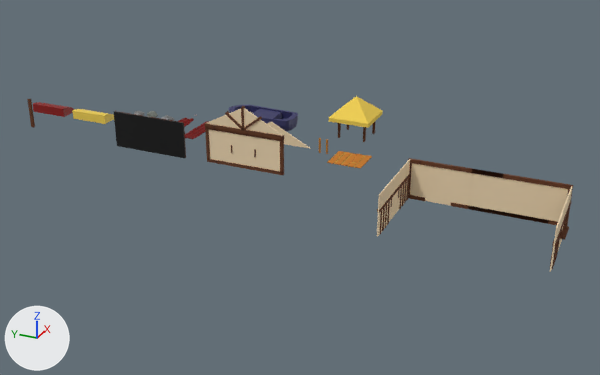
The Blender file Blender/BeachTown/BeachTown.blend, before and after one commit.
Camera for both pictures: a 50 mm lens placed at (-585.0, -144.0, 284.0), pointed at (20.0, 128.0, -18.0). The axes (+X, +Y, +Z) are drawn at lower left. The lights are the same throughout. The picture after the commit comes second.
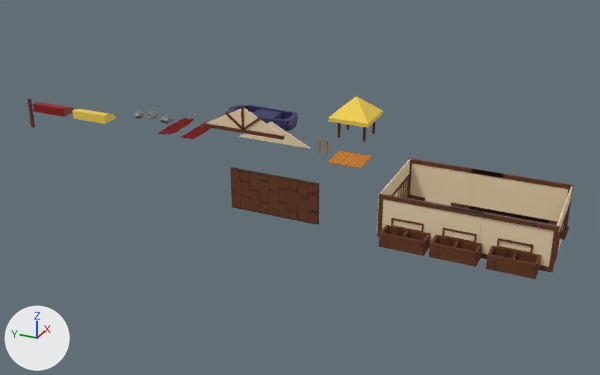
Commit message: Beach Town
- Back wall made

What the commit changed:
Object 'Cube.012' (ob_cube_012) moves from (1.6, 172.5, 18.4) to (-71.6, 2.9, 16.3).
Object 'Cube.016' (ob_cube_016) moves from (1.0, 171.7, 1.1) to (-71.0, -12.2, 1.1).
Object 'Cube.017' (ob_cube_017) moves from (1.0, 171.7, 31.9) to (-71.0, -12.2, 31.9).
Object 'Cube.018' (ob_cube_018) moves from (1.0, 207.5, 16.5) to (-71.7, -98.3, 16.5).
Object 'Cube.019' (ob_cube_019) moves from (1.0, 136.0, 16.5) to (-71.0, 23.5, 16.5).
Object 'DoorWall.002' (ob_doorwall_002) moves from (0.0, 172.3, 0.0) to (-70.0, -12.8, 0.0).
Object 'DoorWall.002' (ob_doorwall_002) turns from (0, 0, 0) to (0, 0, -180) degrees about x, y and z.
Object 'DoorWall.003' (ob_doorwall_003) moves from (-2.7, 267.2, 0.1) to (-70.5, 107.2, 0.1).
Object 'DoorWall.003' (ob_doorwall_003) turns from (0, 0, 0) to (0, 0, -180) degrees about x, y and z.
Object 'Plane.002' (ob_plane_002) moves from (-0.1, 266.6, 16.6) to (-73.2, 107.8, 16.6).
Object 'Plane.002' (ob_plane_002) turns from (0, 90, 0) to (180, 90, 0) degrees about x, y and z.
Object 'Cube.079' (ob_cube_079) is new; it shows a copy of the mesh of ob_cube_038.
Its location is (-78.9, 2.2, 9.9).
Object 'Cube.078' (ob_cube_078) is new; it shows a copy of the mesh of ob_cube_038.
Its location is (-78.9, -34.5, 9.9).
Object 'Cube.077' (ob_cube_077) is new; it shows a copy of the mesh of ob_cube_038.
Its location is (-78.9, -74.3, 9.9).
Object 'Cube.073' (ob_cube_073) is new; it shows a copy of the mesh of ob_cube_013.
Its location is (-71.6, -72.9, 16.3).
Its rotation in degrees is (0, 0, -180).
Object 'Cube.069' (ob_cube_069) is new; it shows a copy of the mesh of ob_cube_013.
Its location is (-71.6, -34.7, 16.3).
Its rotation in degrees is (0, 0, -180).
Object 'Cube.068' (ob_cube_068) is new; it shows a copy of the mesh of ob_cube_053.
Its location is (-71.6, -62.6, 1.1).
Its rotation in degrees is (0, 0, -180).
Object 'Cube.067' (ob_cube_067) is new; it shows a copy of the mesh of ob_cube_053.
Its location is (-71.1, -62.8, 31.9).
Its rotation in degrees is (0, 0, -180).
Object 'DoorWall.006' (ob_doorwall_006) is new; it shows a copy of the mesh of ob_doorwall.
Its location is (-71.7, -73.1, 0.0).

Changed parts and their boxes [x1, y1, x2, y2] in the pictures (600 x 375 px):
'DoorWall.002', moved, turned
    before: [209, 130, 280, 171]
    after: [382, 199, 482, 243]
'Plane.002', moved, turned
    before: [115, 111, 186, 156]
    after: [230, 168, 319, 225]
'DoorWall.003', moved, turned
    before: [114, 111, 186, 158]
    after: [231, 167, 319, 224]
'DoorWall.006', added (beige)
    after: [479, 218, 554, 267]
'Cube.077', added (brown)
    after: [486, 246, 541, 279]
'Cube.078', added (brown)
    after: [429, 235, 482, 267]
'Cube.079', added (brown)
    after: [379, 225, 430, 256]
'Cube.017', moved
    before: [205, 127, 284, 142]
    after: [379, 194, 483, 214]
'Cube.067', added (brown)
    after: [448, 207, 560, 231]
'Cube.018', moved
    before: [205, 129, 210, 159]
    after: [549, 231, 559, 269]
'Cube.016', moved (not visible afterwards)
    before: [207, 159, 284, 175]
'Cube.019', moved
    before: [280, 141, 284, 173]
    after: [377, 199, 383, 233]
'Cube.068', added
    after: [481, 253, 554, 273]
'Cube.073', added
    after: [499, 238, 531, 247]
'Cube.069', added
    after: [444, 228, 475, 236]
'Cube.012', moved (not visible before)
    after: [393, 218, 422, 225]
